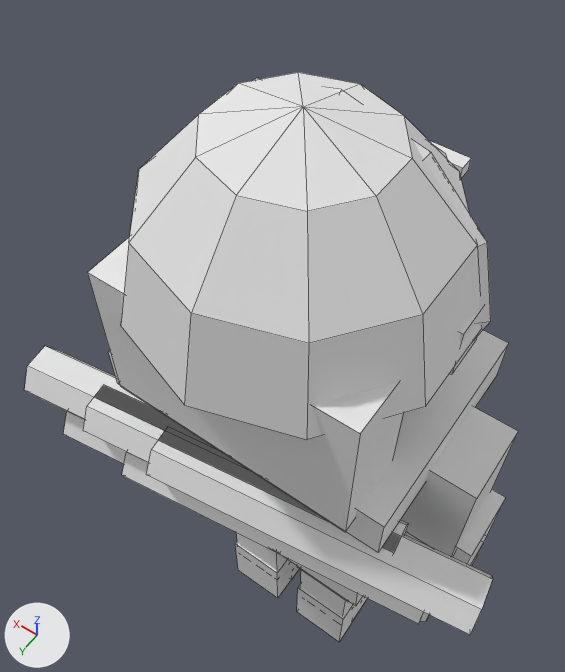
A saved change to the Blender file art_source/blender/units/blend/franks/villager.blend.
The view is the same before and after, from a 50 mm camera at (-0.461, 0.749, 2.376) aimed at (0.146, -0.099, 1.042). Arrows for +X, +Y and +Z are at lower left; the lights stay in place. The picture after the commit comes second. Mesh edges are drawn as thin lines.

The scene before the commit, as lines of its bpy script (objects in view):
```python
me_body = bpy.data.meshes.new('Body')
me_body.from_pydata(...)  # 449 vertices, 379 faces; spans x -0.41..0.41, y -0.27..0.34, z 0.0..1.78
me_body.materials.append(mat_pe_unitpalette)  # its picture is missing
me_prop_cargo_wood = bpy.data.meshes.new('PROP_cargo_wood')
me_prop_cargo_wood.from_pydata(...)  # 60 vertices, 40 faces; spans x -0.475..0.475, y 0.142..0.338, z 0.952..1.138
me_prop_cargo_wood.materials.append(mat_pe_unitpalette)  # its picture is missing
ob_body = bpy.data.objects.new('Body', me_body)
ob_body.location = (0.0, 0.0, 0.0)
ob_prop_cargo_wood = bpy.data.objects.new('PROP_cargo_wood', me_prop_cargo_wood)
ob_prop_cargo_wood.location = (0.0, 0.0, 0.0)
```
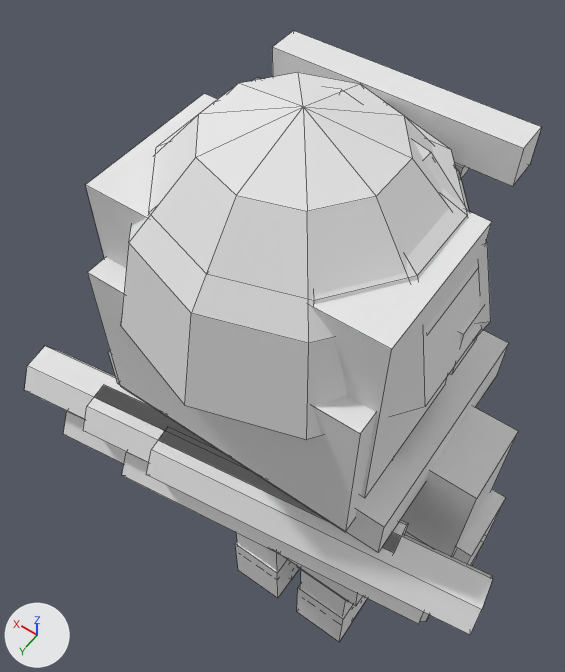
The newer file is also rescaled (x1.01) as a whole; pictures and numbers use the older file's frame.

Changed parts and their boxes (x1, y1, x2, y2) in the pictures (565 x 672 px):
```json
{"object": "Body", "change": "reshaped", "before": [87, 72, 518, 641], "after": [86, 31, 541, 641], "on screen": "7% taller"}
{"part": 1, "of": "me_body", "change": "added", "after": [86, 93, 492, 498]}
{"part": 2, "of": "me_body", "change": "added", "after": [148, 102, 468, 305]}
{"part": 3, "of": "me_body", "change": "added", "after": [272, 31, 541, 186]}
```

Scene script edits in JSON lines:
```json
{"block": "me_body", "where": "# used by ob_body; location = (0.0, 0.0, 0.0)"}
{"op": "remove", "block": "me_body", "code": "me_body.from_pydata(...)  # 449 vertices, 379 faces; spans x -0.41..0.41, y -0.27..0.34, z 0.0..1.78"}
{"op": "add", "block": "me_body", "code": "me_body.from_pydata(...)  # 496 vertices, 422 faces; spans x -0.41..0.41, y -0.27..0.34, z 0.0..1.78"}
{"block": "me_body", "change": "me_body part 1: a new loose piece, a box spanning x -0.25..0.25, y -0.03..0.23, z 1.27..1.65, in mat_pe_unitpalette (its picture is missing)"}
{"block": "me_body", "change": "me_body part 2: the loose piece of 31 vertices spanning x -0.28..0.28, y -0.22..0.34, z 1.45..1.78 is copied, and the copy is scaled about its middle by (0.897, 0.893, 0.515), then moved by (0.0, -0.01, 0.04); it spans x -0.25..0.25, y -0.2..0.3, z 1.57..1.74"}
{"block": "me_body", "change": "me_body part 3: a new loose piece, a box spanning x -0.22..0.22, y -0.235..-0.175, z 1.595..1.665, in mat_pe_unitpalette (its picture is missing)"}
```
